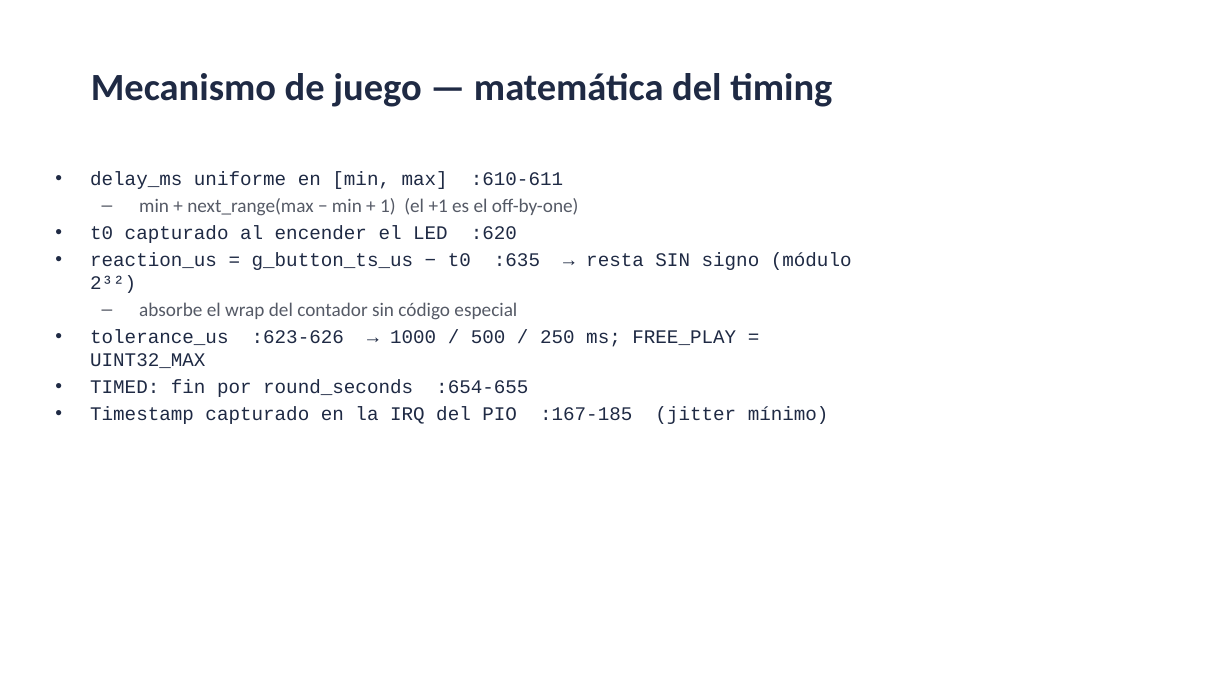
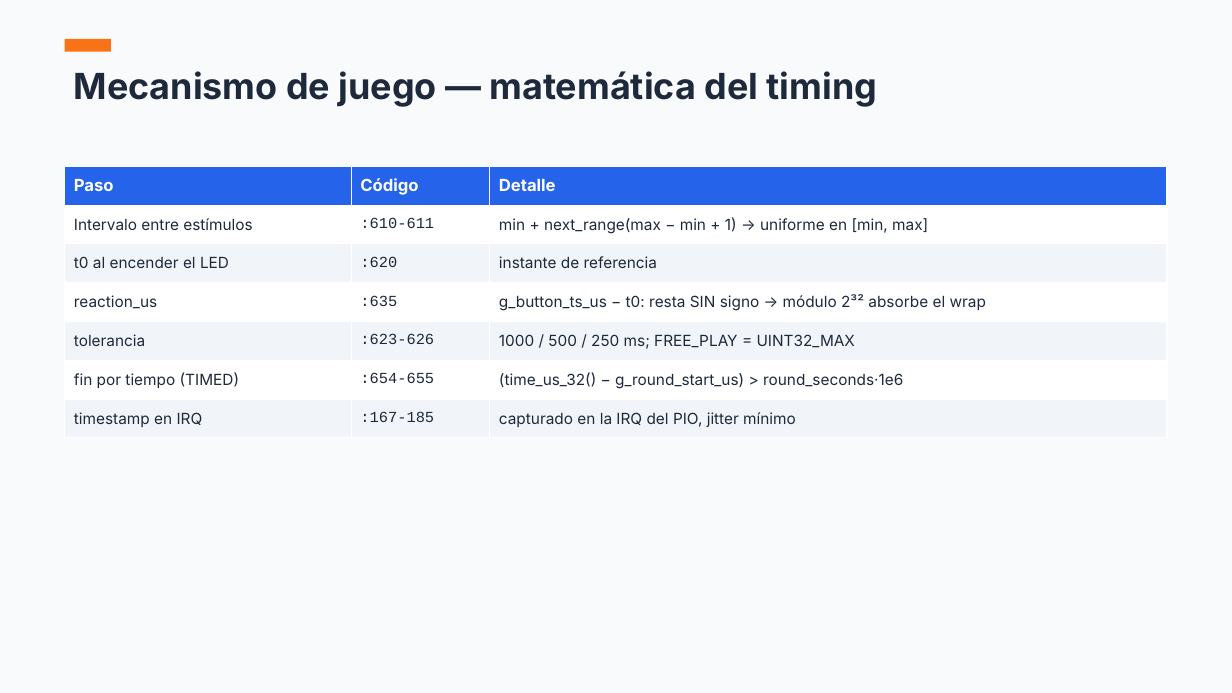
Before and after one commit to AlessandroKlein/PicoReflex, a slide deck: slide 5 of Presentacion_Defensa_PicoReflex.pptx. Drawn at 1232x693 pixels with LibreOffice and Linux fonts; fonts in the diff are those of the drawing. Boxes give left, top, right and bottom in pixels: in the first picture for what was removed or moved away, otherwise in the second. Text is boxed around its words. In the diff, an @@ line names an element or a change of style, - is before the commit and + after.

```diff
--- a/Presentacion_Defensa_PicoReflex.pptx
+++ b/Presentacion_Defensa_PicoReflex.pptx
@@ background #FFFFFF to #F8FAFC @@
@@ text "Mecanismo de juego — matemática ...": place and size @@
-text "Mecanismo de juego — matemática ..." at (91, 73, 832, 107)
+text "Mecanismo de juego — matemática ..." at (74, 71, 877, 107)
@@ text "Mecanismo de juego — matemática ..." at (74, 71, 877, 107): size 30 to 28 pt, font Calibri to Inter, text colour #1F2A44 to #1E293B; alignment centre to left; vertical alignment middle to top @@
@@ rectangle added at (65, 39, 111, 52), fill #F97316 @@
@@ table added at (65, 166, 1167, 438), 7 rows, 3 columns @@
+Paso | Código | Detalle
+Intervalo entre estímulos | :610-611 | min + next_range(max − min + 1) → uniforme en [min, max]
+t0 al encender el LED | :620 | instante de referencia
+reaction_us | :635 | g_button_ts_us − t0: resta SIN signo → módulo 2³² absorbe el wrap
+tolerancia | :623-626 | 1000 / 500 / 250 ms; FREE_PLAY = UINT32_MAX
+fin por tiempo (TIMED) | :654-655 | (time_us_32() − g_round_start_us) > round_seconds·1e6
+timestamp en IRQ | :167-185 | capturado en la IRQ del PIO, jitter mínimo
@@ text removed at (90, 172, 852, 424) @@
-• delay_ms uniforme en [min, max] :610-611
-  – min + next_range(max − min + 1) (el +1 es el off-by-one)
-• t0 capturado al encender el LED :620
-• reaction_us = g_button_ts_us − t0 :635 → resta SIN signo (módulo 2³²)
-  – absorbe el wrap del contador sin código especial
-• tolerance_us :623-626 → 1000 / 500 / 250 ms; FREE_PLAY = UINT32_MAX
-• TIMED: fin por round_seconds :654-655
-• Timestamp capturado en la IRQ del PIO :167-185 (jitter mínimo)
```
Also in this commit, not shown: 11 other slides changed, 2 other files.
